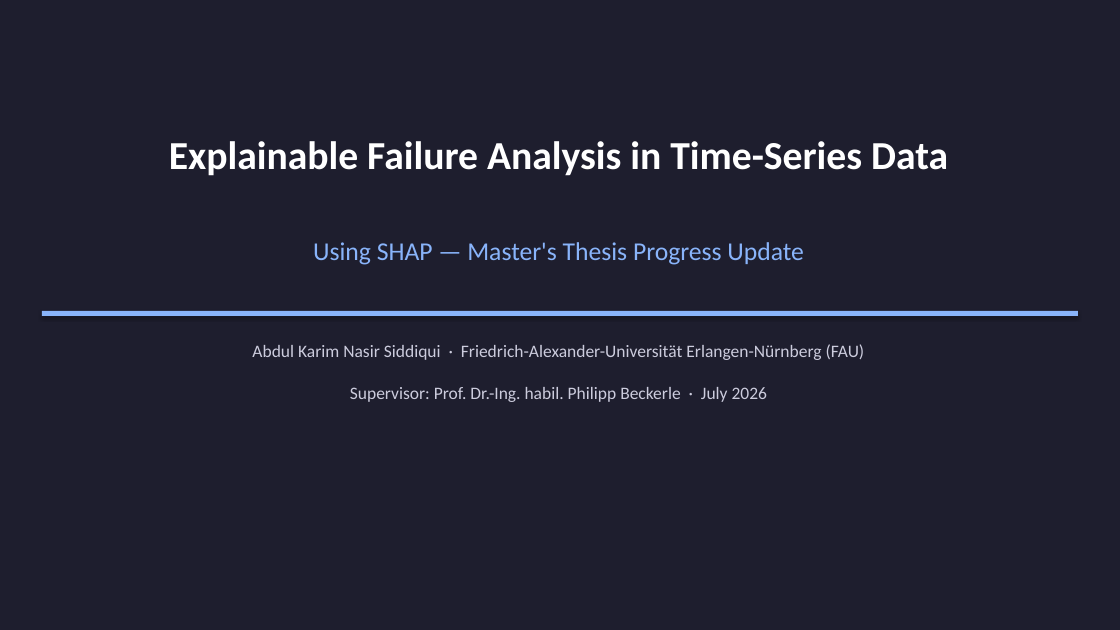
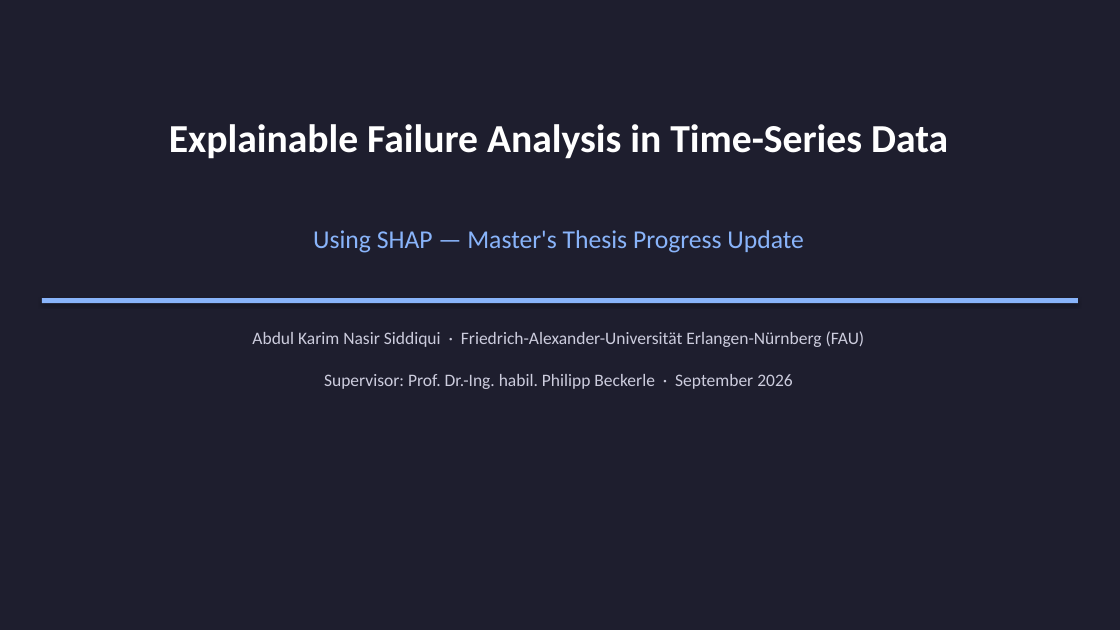
Before and after one commit to karimnasir553/MA_Siddiqui, a slide deck: slide 1 of MA_Siddiqui_Progress.pptx. Drawn at 1120x630 pixels with LibreOffice and Linux fonts; fonts in the diff are those of the drawing. Boxes give left, top, right and bottom in pixels: in the first picture for what was removed or moved away, otherwise in the second. Text is boxed around its words. In the diff, an @@ line names an element or a change of style, - is before the commit and + after.

```diff
--- a/MA_Siddiqui_Progress.pptx
+++ b/MA_Siddiqui_Progress.pptx
@@ 3 texts, 1 rectangle: place and size @@
-3 texts, 1 rectangle at <box>42,141,1078,360</box>
+3 texts, 1 rectangle at <box>42,124,1078,347</box>
@@ text at <box>324,374,792,389</box>: text changed @@
-Supervisor: Prof. Dr.-Ing. habil. Philipp Beckerle · July 2026
+Supervisor: Prof. Dr.-Ing. habil. Philipp Beckerle · September 2026
```
Also in this commit, not shown: 2 other slides changed, 11 slides added, 14 slides removed, 1 other file.
